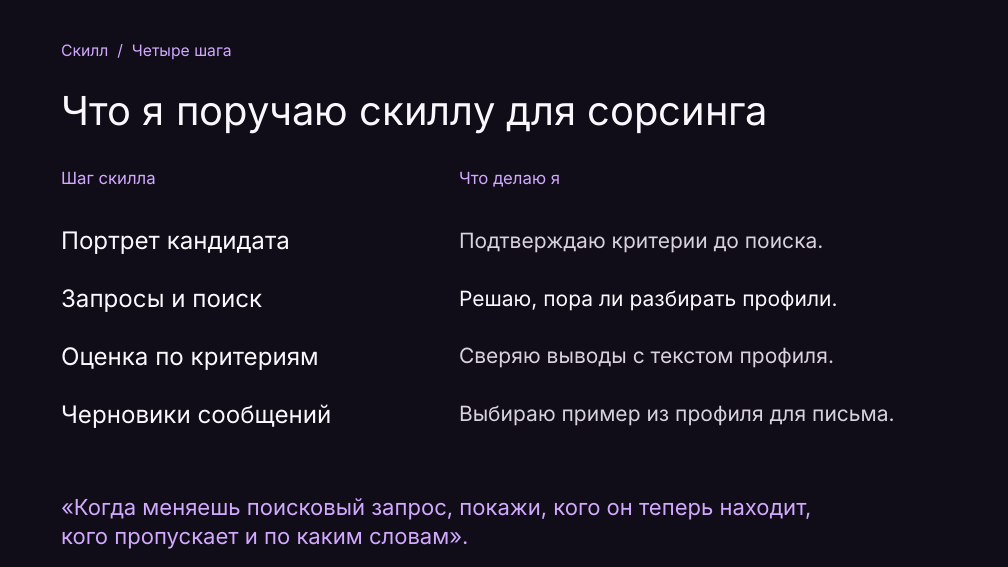
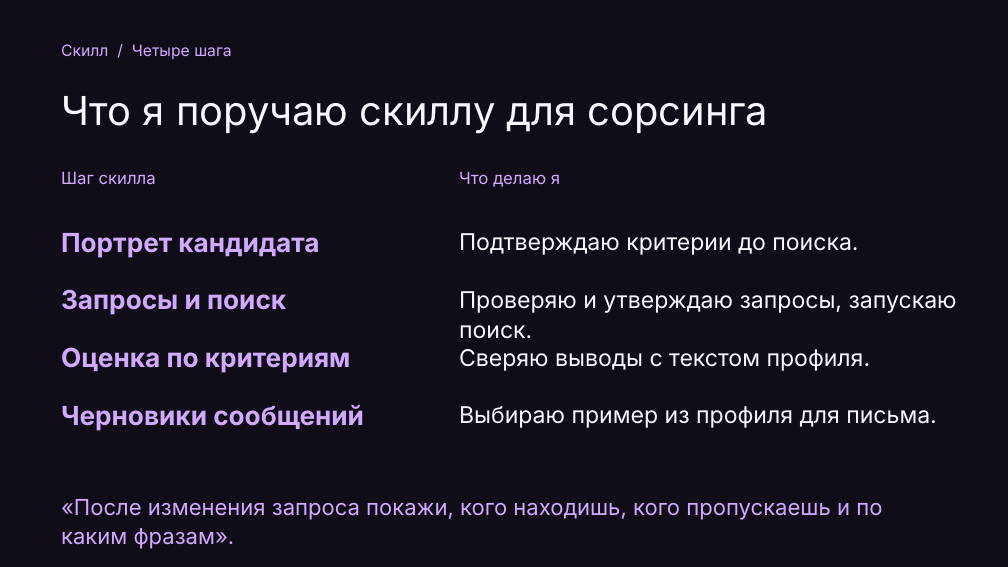
Before and after one commit to Da6ka/ta-meetup-ai-sourcing-2026-11-19, a slide deck: slide 23 of materials/spb-it-recruiter-meetup.pptx (slide 22 before the commit). Drawn at 1008x567 pixels with LibreOffice and Linux fonts; fonts in the diff are those of the drawing. Boxes give left, top, right and bottom in pixels: in the first picture for what was removed or moved away, otherwise in the second. Text is boxed around its words. In the diff, an @@ line names an element or a change of style, - is before the commit and + after.

```diff
--- a/materials/spb-it-recruiter-meetup.pptx
+++ b/materials/spb-it-recruiter-meetup.pptx
@@ text at [459, 291, 957, 339]: text changed; size 20 to 22 pt @@
-Решаю, пора ли разбирать профили.
+Проверяю и утверждаю запросы, запускаю поиск.
@@ size 23 to 25 pt, text colour #FAF8FD to #D1A9FF, bold on in 4 elements at [61, 233, 319, 258], [61, 289, 286, 315], [61, 347, 351, 373], [61, 405, 364, 431] @@
@@ size 20 to 22 pt, text colour #D8D2DE to #FAF8FD in 3 elements at [459, 233, 858, 255], [459, 349, 871, 371], [459, 406, 937, 428] @@
@@ text at [61, 499, 882, 549]: text changed @@
-«Когда меняешь поисковый запрос, покажи, кого он теперь находит,
-кого пропускает и по каким словам».
+«После изменения запроса покажи, кого находишь, кого пропускаешь и по каким фразам».
```
Also in this commit, not shown: 17 other slides changed, 7 slides added, 6 slides removed, 11 other files.
